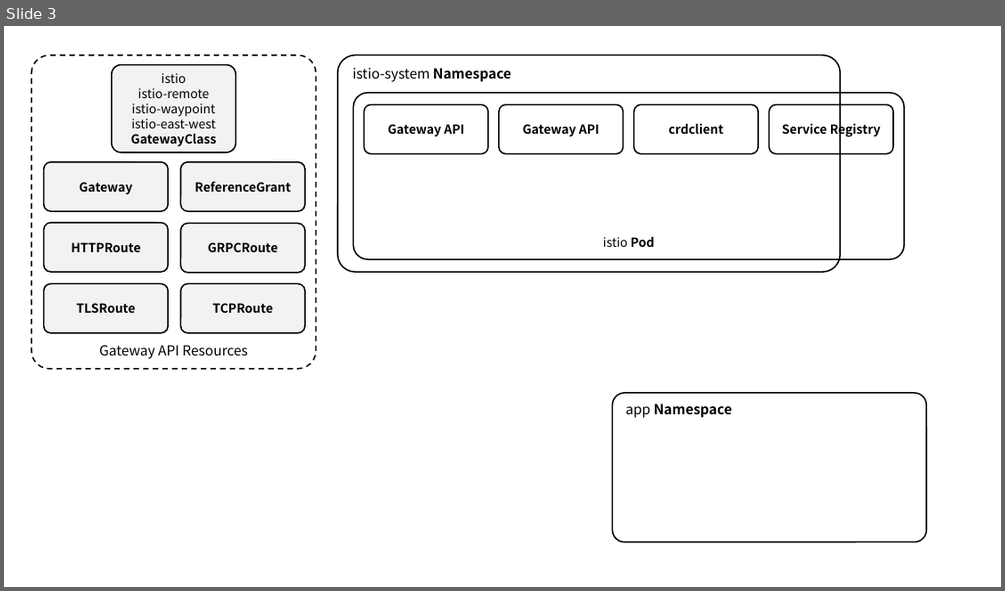
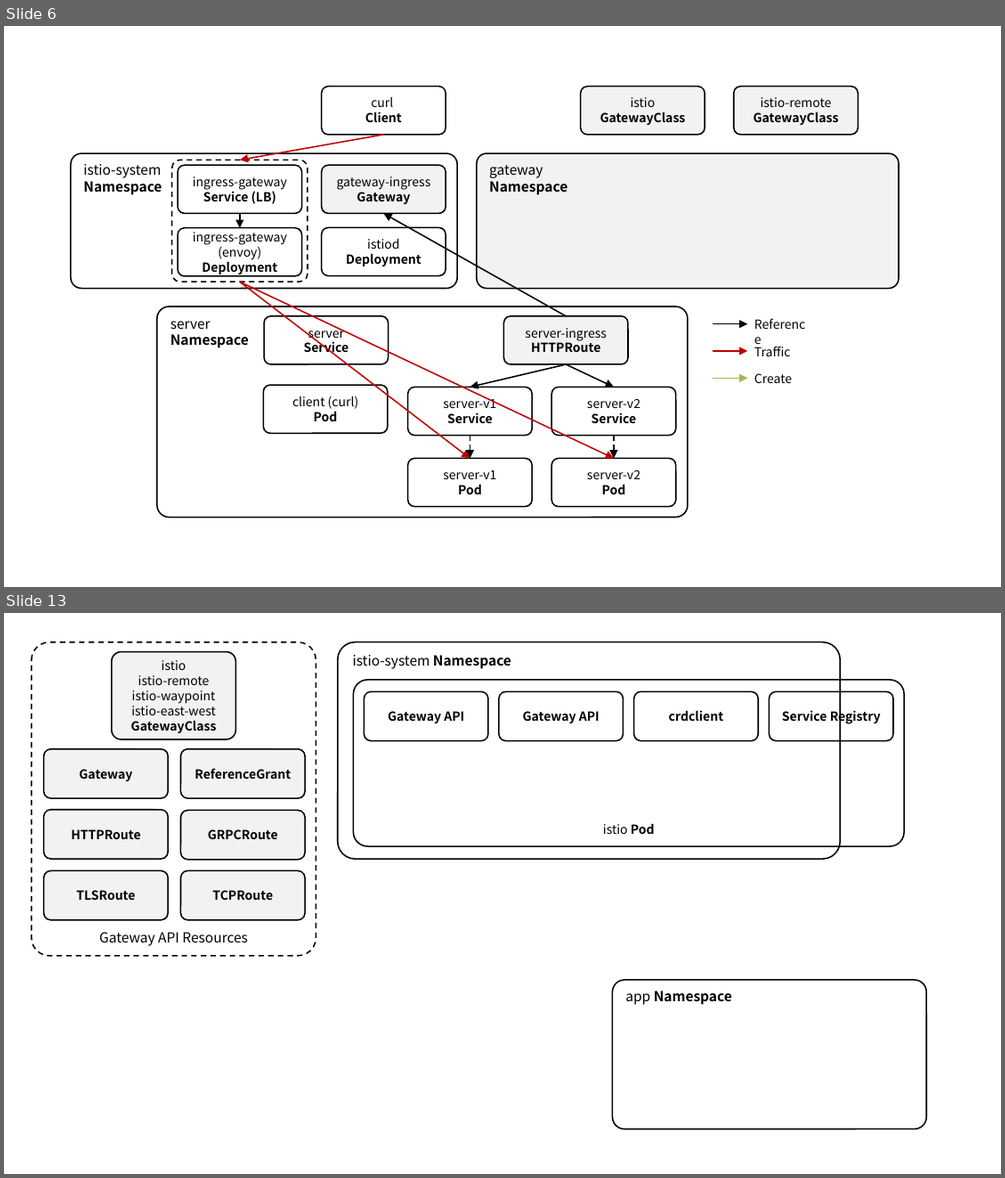
Before and after one commit to ssup2/blog-software, a slide deck: content/docs/theory-analysis/istio-gateway-api/images/images.pptx. Shown one above the other, each under a label of ours: slide 3 before the commit, slides 6 and 13 after it; the slides between them are not shown. The pictures are 1005x591 and 1005x1178 pixels, drawn with LibreOffice and Linux fonts; fonts in the diff are those of the drawing. Boxes give left, top, right and bottom in pixels: in the first picture for what was removed or moved away, otherwise in the second. Text is boxed around its words. In the diff, an @@ line names an element or a change of style, - is before the commit and + after.

Commit message:
Restructure Istio Gateway API post and add ingress gateway attach case
- Remove remote gateway registration and Ambient Mode Waypoint sections
- Rename 1.2 to Ingress Gateway 구성 (deployment via Gateway CR / using
  an existing ingress gateway) and split 1.3 into Gateway CR attach and
  existing ingress gateway attach cases, renamed to Gateway Traffic 제어
- Add measured gateway-ingress Gateway, server-ingress HTTPRoute and
  config conversion checks with reproduction manifests
- Place new figures per section and update Figure 1/2 descriptions

```diff
--- a/content/docs/theory-analysis/istio-gateway-api/images/images.pptx
+++ b/content/docs/theory-analysis/istio-gateway-api/images/images.pptx
@@ slide 6 added at bbox=[4, 26, 1001, 587], background #FFFFFF @@
@@ rounded rectangle added at bbox=[321, 86, 445, 134], outline #000000 1 pt, 9 pt, text #000000, bold @@
+curl
+Client
@@ rounded rectangle added at bbox=[580, 86, 704, 134], fill #F2F2F2, outline #000000 1 pt, 9 pt, text #000000, bold @@
+istio
+GatewayClass
@@ rounded rectangle added at bbox=[734, 86, 858, 134], fill #F2F2F2, outline #000000 1 pt, 9 pt, text #000000 @@
+istio-remote
+GatewayClass
@@ rounded rectangle added at bbox=[71, 153, 458, 289], outline #000000 1 pt, 10 pt, text #000000 @@
+istio-system
+Namespace
@@ arrow added from (384, 135) to (239, 160), #C00000 1 pt @@
@@ rounded rectangle added at bbox=[477, 153, 898, 289], fill #F2F2F2, outline #000000 1 pt, 10 pt, text #000000, bold @@
+gateway
+Namespace
@@ rounded rectangle added at bbox=[171, 160, 307, 281], outline #000000 1 pt dashed @@
@@ rounded rectangle added at bbox=[178, 166, 302, 214], outline #000000 1 pt, 9 pt, text #000000 @@
+ingress-gateway
+Service (LB)
@@ rounded rectangle added at bbox=[321, 166, 445, 214], fill #F2F2F2, outline #000000 1 pt, 9 pt, text #000000 @@
+gateway-ingress
+Gateway
@@ rounded rectangle added at bbox=[178, 227, 302, 275], outline #000000 1 pt, 9 pt, text #000000 @@
+ingress-gateway
+(envoy)
+Deployment
@@ arrow added from (239, 214) to (239, 227), #000000 1 pt @@
@@ rounded rectangle added at bbox=[321, 227, 445, 275], outline #000000 1 pt, 9 pt, text #000000, bold @@
+istiod
+Deployment
@@ arrow added from (566, 316) to (384, 214), #000000 1 pt @@
@@ arrow added from (239, 282) to (469, 458), #C00000 1 pt @@
@@ arrow added from (239, 282) to (614, 458), #C00000 1 pt @@
@@ rounded rectangle added at bbox=[157, 306, 688, 516], outline #000000 1 pt, 10 pt, text #000000, bold @@
+server
+Namespace
@@ rounded rectangle added at bbox=[264, 316, 388, 364], outline #000000 1 pt, 9 pt, text #000000, bold @@
+server
+Service
@@ rounded rectangle added at bbox=[503, 316, 628, 364], fill #F2F2F2, outline #000000 1 pt, 9 pt, text #000000 @@
+server-ingress
+HTTPRoute
@@ text added at bbox=[744, 312, 821, 337], 9 pt, text #000000 @@
+Reference
@@ arrow added from (712, 324) to (748, 324), #000000 1 pt @@
@@ text added at bbox=[754, 346, 791, 356], 9 pt, text #000000 @@
+Traffic
@@ arrow added from (566, 364) to (469, 386), #000000 1 pt @@
@@ arrow added from (566, 364) to (614, 386), #000000 1 pt @@
@@ arrow added from (712, 351) to (748, 351), #C00000 1 pt @@
@@ rounded rectangle added at bbox=[263, 385, 388, 433], outline #000000 1 pt, 9 pt, text #000000 @@
+client (curl)
+Pod
@@ rounded rectangle added at bbox=[408, 386, 533, 435], outline #000000 1 pt, 9 pt, text #000000 @@
+server-v1
+Service
@@ rounded rectangle added at bbox=[551, 386, 676, 435], outline #000000 1 pt, 9 pt, text #000000 @@
+server-v2
+Service
@@ arrow added from (712, 378) to (748, 378), #9BBB59 1 pt @@
@@ text added at bbox=[754, 373, 792, 383], 9 pt, text #000000 @@
+Create
@@ arrow added from (469, 435) to (469, 458), #000000 1 pt dashed @@
@@ arrow added from (614, 435) to (614, 458), #000000 1 pt dashed @@
@@ rounded rectangle added at bbox=[408, 458, 533, 506], outline #000000 1 pt, 9 pt, text #000000 @@
+server-v1
+Pod
@@ rounded rectangle added at bbox=[551, 458, 676, 506], outline #000000 1 pt, 9 pt, text #000000 @@
+server-v2
+Pod
@@ what was slide 3 is now slide 13 @@
```
Also in this commit, not shown: 1 slide changed, 9 other slides added, 13 other files.
